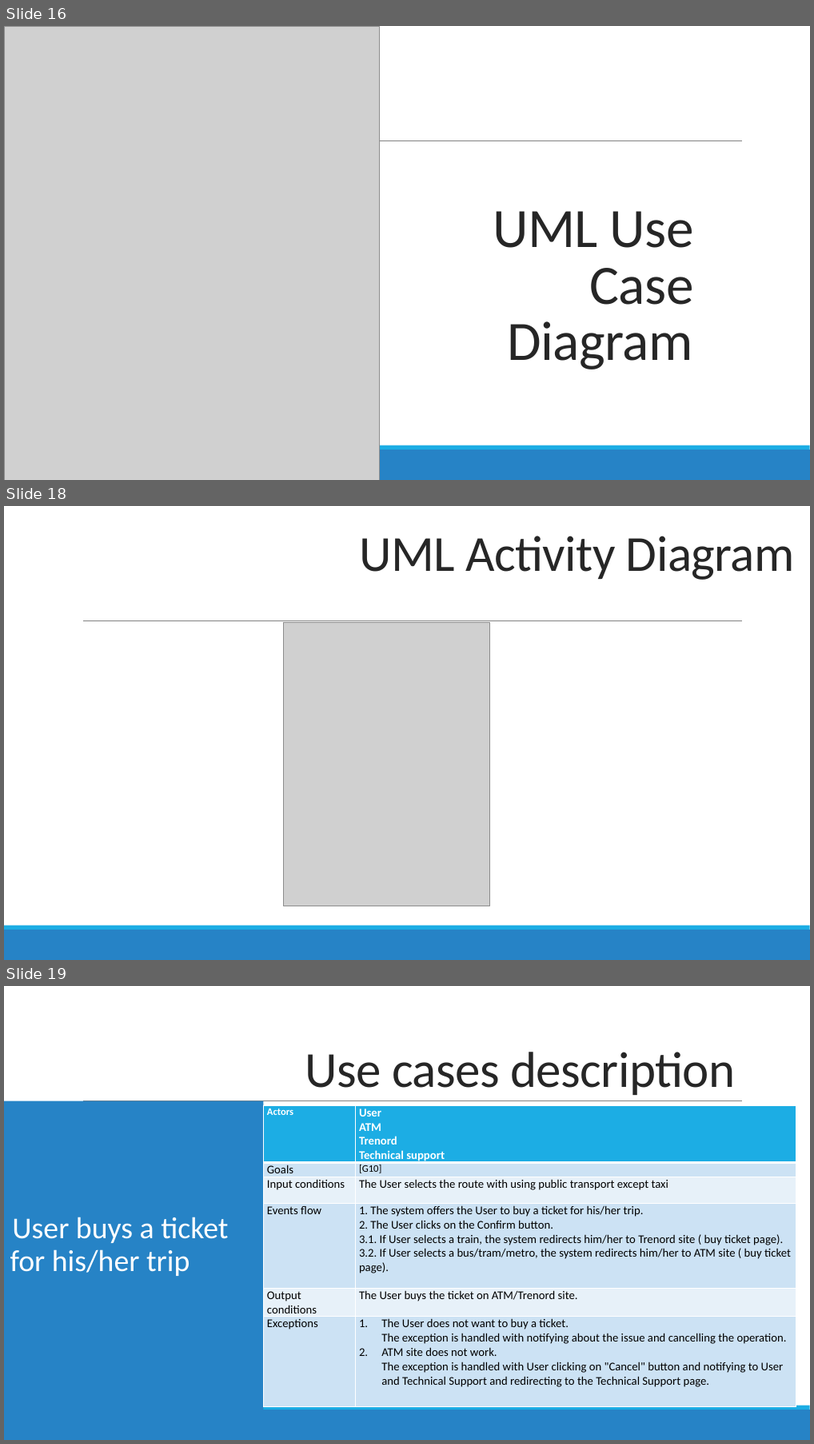
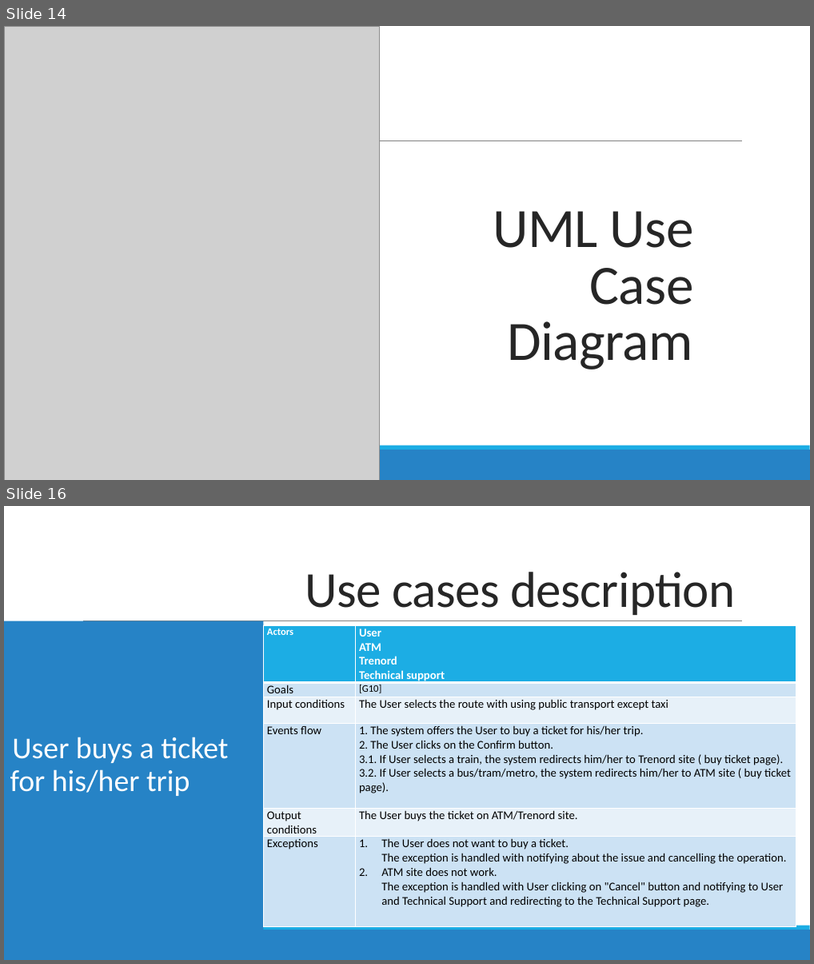
Before and after one commit to lagniluca/SE2-Travlendar-Project, a slide deck: Presentations/RASD Presentation .pptx. Shown one above the other, each under a label of ours: slides 16, 18 and 19 before the commit, slides 14 and 16 after it; the slides between them are not shown. The pictures are 814x1444 and 814x964 pixels, drawn with LibreOffice and Linux fonts; fonts in the diff are those of the drawing; grey boxes stand for pictures. Boxes give left, top, right and bottom in pixels: in the first picture for what was removed or moved away, otherwise in the second. Text is boxed around its words. In the diff, an @@ line names an element or a change of style, - is before the commit and + after.

```diff
--- a/Presentations/RASD Presentation .pptx
+++ b/Presentations/RASD Presentation .pptx
@@ slide 18 removed at [4,506,810,960], background #FFFFFF; not listed: 3 template elements that a slide beside it also shows @@
@@ title removed at [359,536,795,580] @@
-UML Activity Diagram
@@ picture removed at [283,622,490,905] @@
@@ what was slide 16 is now slide 14 @@
@@ what was slide 19 is now slide 16 @@
```
Also in this commit, not shown: 6 slides changed, 1 slide added.
